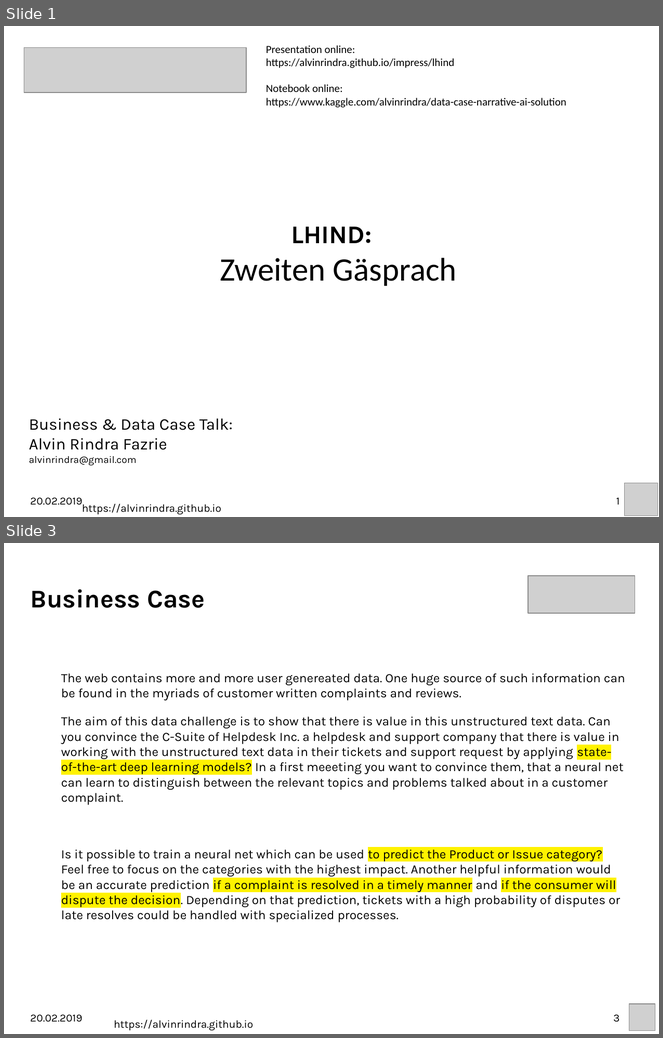
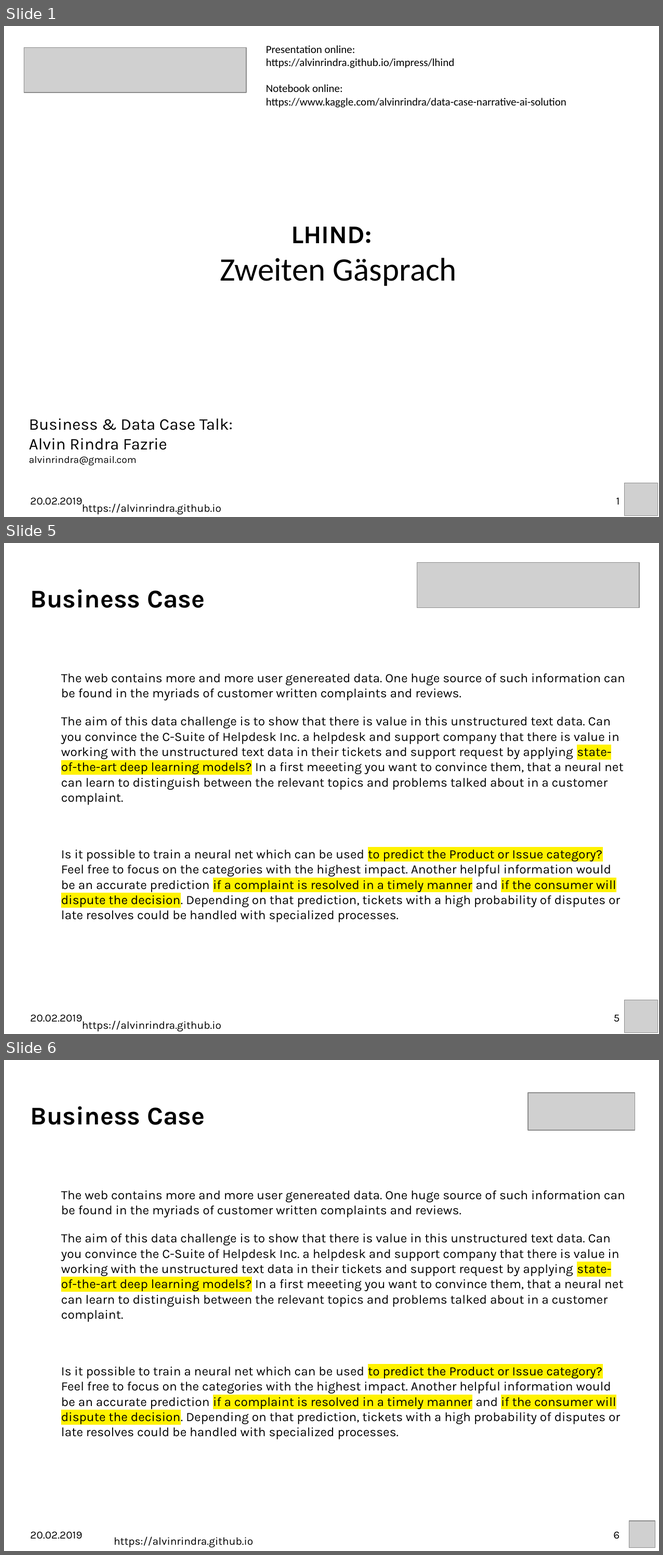
Before and after one commit to alvinrindra/alvinrindra.github.io, a slide deck: impress/lhind/lhind.odp. Shown one above the other, each under a label of ours: slides 1 and 3 before the commit, slides 1, 5 and 6 after it; the slides between them are not shown. The pictures are 663x1038 and 663x1555 pixels, drawn with LibreOffice and Linux fonts; fonts in the diff are those of the drawing; grey boxes stand for pictures; background and template pictures are left out. Boxes give left, top, right and bottom in pixels: in the first picture for what was removed or moved away, otherwise in the second. Text is boxed around its words. In the diff, an @@ line names an element or a change of style, - is before the commit and + after.

```diff
--- a/impress/lhind/lhind.odp
+++ b/impress/lhind/lhind.odp
@@ slide 5 added at [4,543,659,1034], background picture (left out) @@
@@ picture added at [417,563,639,608] @@
@@ text added at [30,589,205,608], 28 pt, text #000000, bold @@
+Business Case
@@ text added at [61,674,625,923], 14 pt, text #000000 @@
+The web contains more and more user genereated data. One huge source of such information can be found in the myriads of customer written complaints and reviews.
+The aim of this data challenge is to show that there is value in this unstructured text data. Can you convince the C-Suite of Helpdesk Inc. a helpdesk and support company that there is value in working with the unstructured text data in their tickets and support request by applying state-of-the-art deep learning models? In a first meeeting you want to convince them, that a neural net can learn to distinguish between the relevant topics and problems talked about in a customer complaint.
+Is it possible to train a neural net which can be used to predict the Product or Issue category? Feel free to focus on the categories with the highest impact. Another helpful information would be an accurate prediction if a complaint is resolved in a timely manner and if the consumer will dispute the decision. Depending on that prediction, tickets with a high probability of disputes or late resolves could be handled with specialized processes.
@@ picture added at [624,1000,658,1033] @@
@@ text added at [30,1015,82,1022], 12 pt, text #000000 @@
+20.02.2019
@@ text added at [82,1021,221,1032], 12 pt, text #000000 @@
+https://alvinrindra.github.io
@@ page number added at [614,1015,620,1022], 12 pt, text #000000 @@
+5
@@ what was slide 3 is now slide 6 @@
@@ page number at [613,1532,620,1539]: text changed @@
-3
+6
```
Also in this commit, not shown: 3 other slides added, 1 slide removed, 2 other files.
